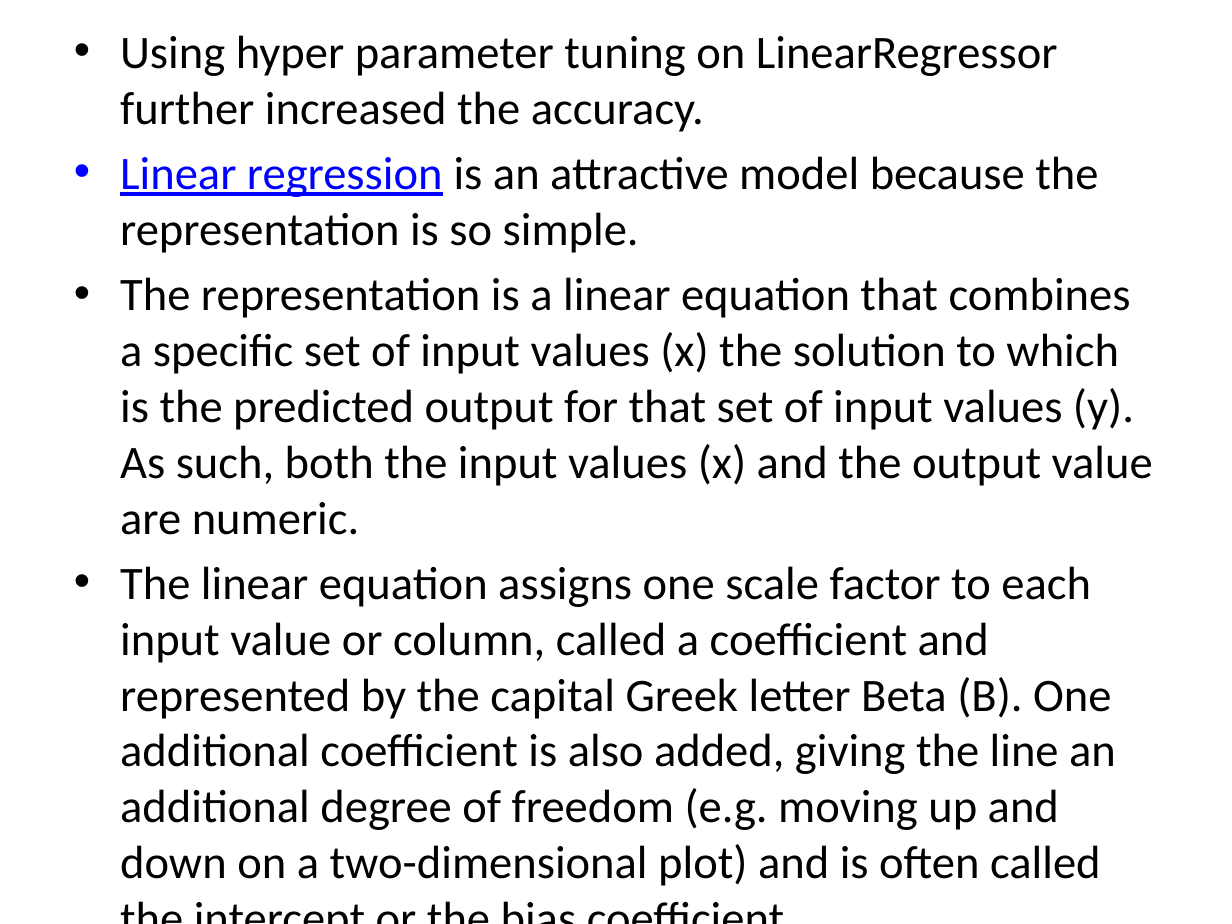
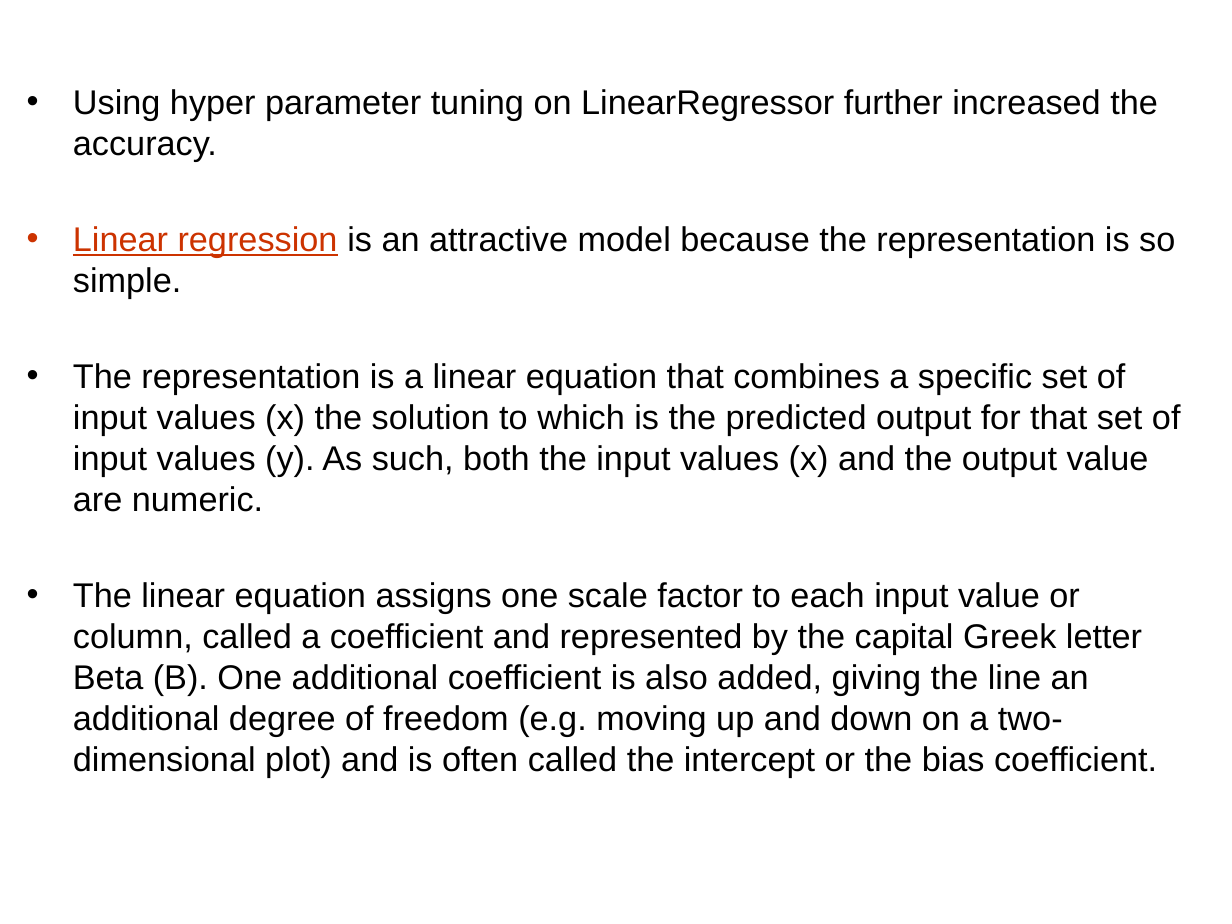
Before and after one commit to SudhanshuKumar19/Web-Scraping-Assignment-1, a slide deck: slide 13 of House Price Prediction PPT.pptx (slide 11 before the commit). Drawn at 1232x924 pixels with LibreOffice and Linux fonts; fonts in the diff are those of the drawing; background and template pictures are left out. Boxes give left, top, right and bottom in pixels: in the first picture for what was removed or moved away, otherwise in the second. Text is boxed around its words. In the diff, an @@ line names an element or a change of style, - is before the commit and + after.

```diff
--- a/House Price Prediction PPT.pptx
+++ b/House Price Prediction PPT.pptx
@@ text "Using hyper parameter tuning on ...": place and size @@
-text "Using hyper parameter tuning on ..." at <box>120,35,1153,886</box>
+text "Using hyper parameter tuning on ..." at <box>73,89,1181,778</box>
@@ text "Using hyper parameter tuning on ..." at <box>73,89,1181,778</box>: size 27.2 to 20 pt, font Calibri to Arial; text colour #0000FF to #CC3300 in "Linear regression"; less space between paragraphs @@
```
Also in this commit, not shown: 11 other slides changed, 3 slides added, 1 slide removed.
